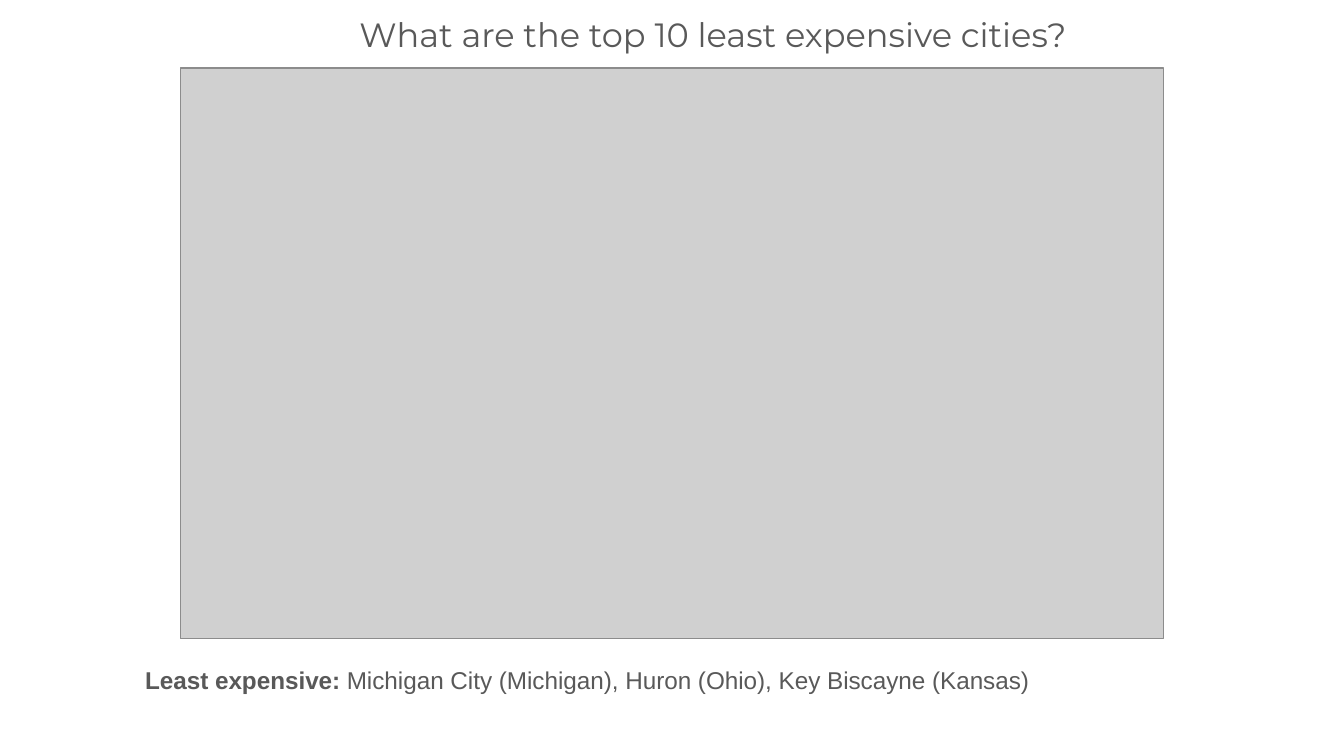
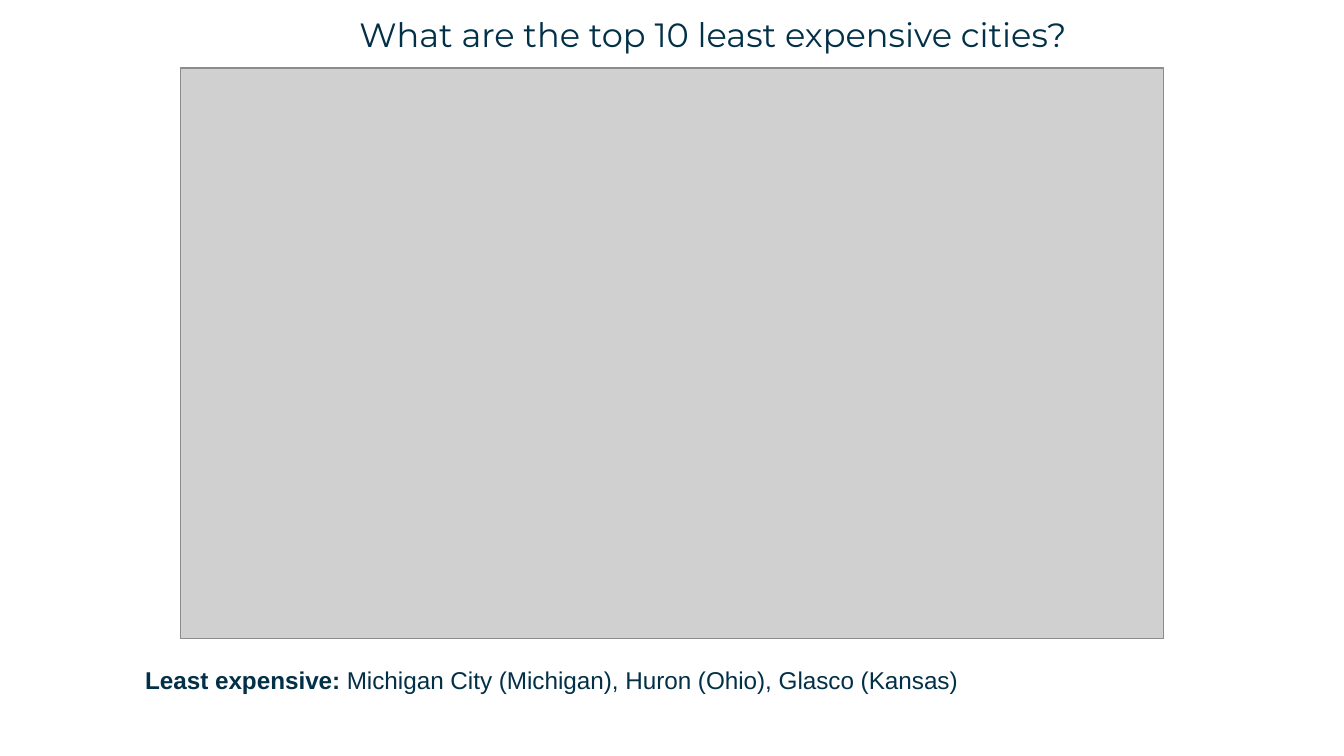
Before and after one commit to tghcb9/dataanalytics-project1-group6, a slide deck: slide 13 of submission/presentation/docs/Project 1 Presentation - Group 6.pptx (slide 12 before the commit). Drawn at 1344x756 pixels with LibreOffice and Linux fonts; fonts in the diff are those of the drawing; grey boxes stand for pictures. Boxes give left, top, right and bottom in pixels: in the first picture for what was removed or moved away, otherwise in the second. Text is boxed around its words. In the diff, an @@ line names an element or a change of style, - is before the commit and + after.

```diff
--- a/submission/presentation/docs/Project 1 Presentation - Group 6.pptx
+++ b/submission/presentation/docs/Project 1 Presentation - Group 6.pptx
@@ text "What are the top 10 ..." at box(359, 22, 1067, 54): text colour #595959 to #023047 @@
@@ text at box(145, 671, 958, 694): text changed; text colour #595959 to #023047 @@
-Least expensive: Michigan City (Michigan), Huron (Ohio), Key Biscayne (Kansas)
+Least expensive: Michigan City (Michigan), Huron (Ohio), Glasco (Kansas)
```
Also in this commit, not shown: 10 other slides changed, 7 slides added, 5 slides removed, 3 other files.
